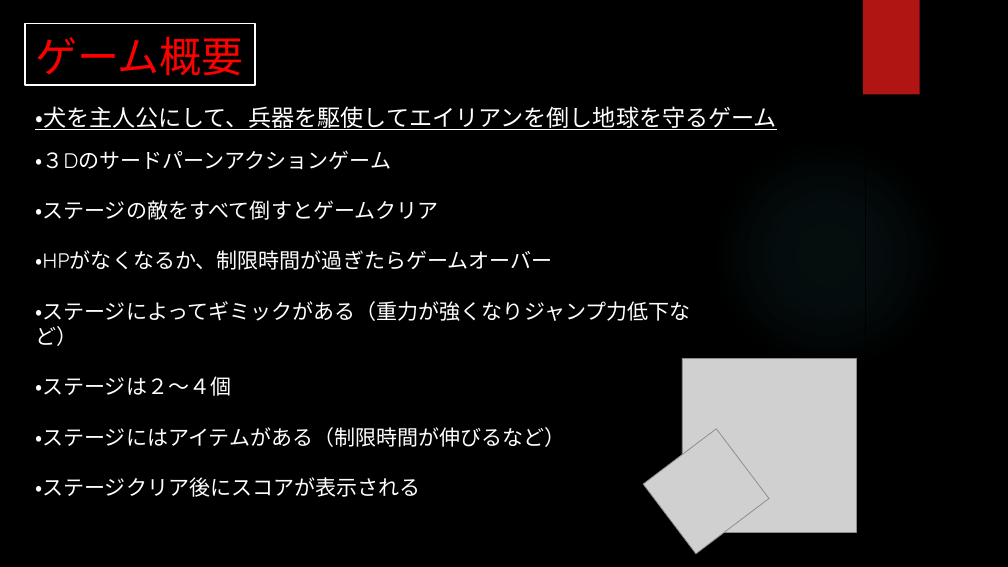
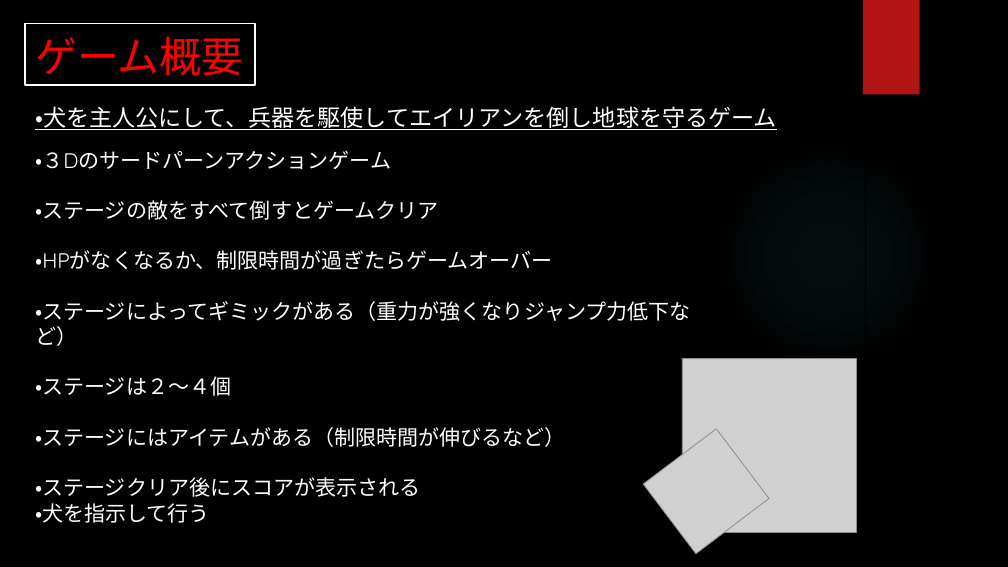
Before and after one commit to aporo1219/create_person, a slide deck: slide 2 of ゲーム制作企画書.pptx. Drawn at 1008x567 pixels with LibreOffice and Linux fonts; fonts in the diff are those of the drawing; grey boxes stand for pictures; background and template pictures are left out. Boxes give left, top, right and bottom in pixels: in the first picture for what was removed or moved away, otherwise in the second. Text is boxed around its words. In the diff, an @@ line names an element or a change of style, - is before the commit and + after.

```diff
--- a/ゲーム制作企画書.pptx
+++ b/ゲーム制作企画書.pptx
@@ text at (35,503,210,523): paragraph added @@
+・犬を指示して行う
```
Also in this commit, not shown: 3 other files.
